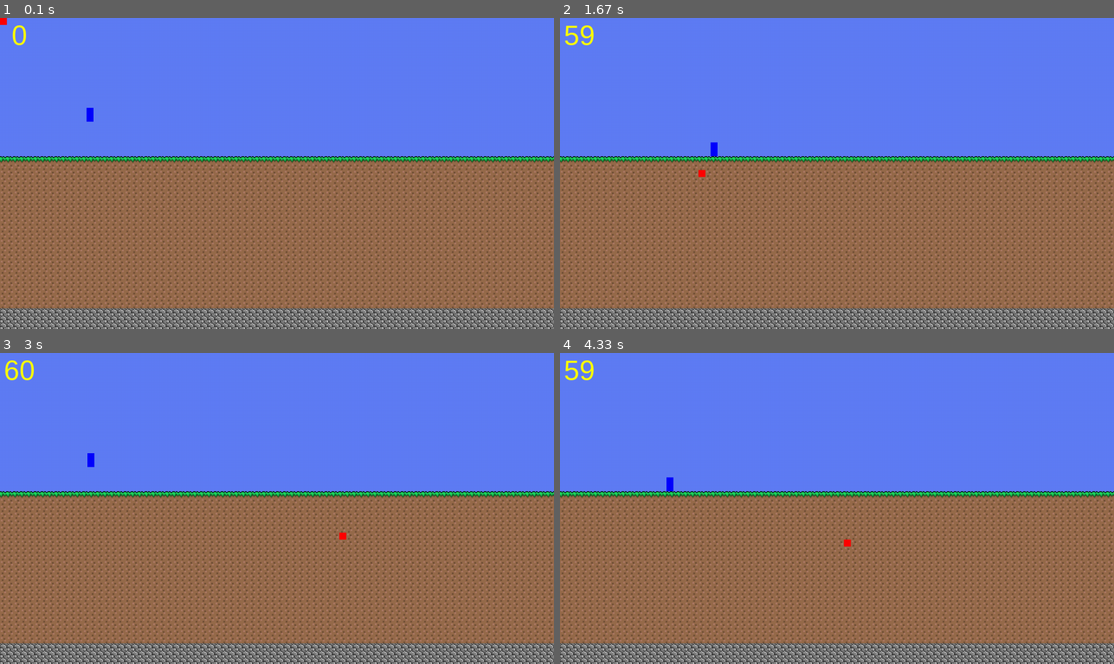
Above: before the commit, frames 1-4 (two rows, left to right).
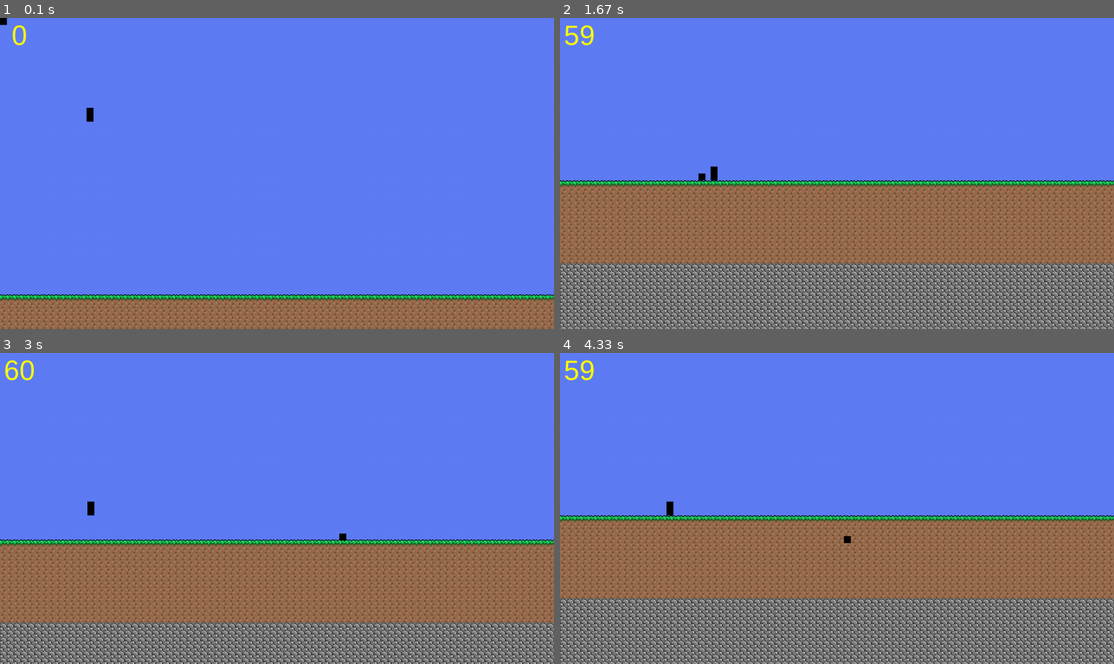
Above: after the commit, the same moments.

Repository: Nicholas-Merillat/tilemap-pygame
Game: pygame game, started from main.py
The game is run twice, just before and just after one commit, with the same random seed, the same clock (stepped at 60 frames per second) and the same inputs.
Inputs (mouse positions are in pixels of both pictures, inside the frame that each line leads up to):
- Up to frame 1 (0.1 s): no input
- Up to frame 2 (1.67 s): hold D 0.33-0.8 s; move the mouse to (814, 185) at 0.37 s; hold W 0.83-1.13 s; move the mouse to (1014, 164) at 0.87 s; hold D 1.17-1.63 s; move the mouse to (704, 176) at 1.2 s
- Up to frame 3 (3 s): hold A 1.67-2.2 s; move the mouse to (105, 461) at 1.7 s; hold A 2.23-2.63 s; move the mouse to (360, 399) at 2.27 s; hold W from 2.67 s (still down); move the mouse to (343, 536) at 2.7 s
- Up to frame 4 (4.33 s): release W at 3.03 s; hold D 3.07-3.7 s; move the mouse to (848, 402) at 3.1 s; hold A 3.73-4.2 s; move the mouse to (637, 499) at 3.77 s; hold D from 4.23 s (still down); move the mouse to (842, 539) at 4.27 s

The runs differ from the first frame. In frame 1, 53% of the frame differs, in the area x 0-100%, y 0-100%; in frame 2, 36%; in frame 3, 24%; in frame 4, 37%.

Commit message:
add option for smooth camera

Diff:
--- a/camera.py
+++ b/camera.py
@@ -1,9 +1,10 @@
-import pygame
+from pygame.math import lerp
 
 class Camera():
-    def __init__(self, x, y, limit_left, limit_top, limit_right, limit_bottom, viewport):
+    def __init__(self, x, y, smooth_position, limit_left, limit_top, limit_right, limit_bottom, viewport):
         self.x = x
         self.y = y
+        self.smooth_position = smooth_position
         self.limit_left = limit_left
         self.limit_top = limit_top
         self.limit_right = limit_right
@@ -14,10 +15,12 @@
         self.dy = y + self.viewport[1]
 
     def update(self, entity):
-        # self.x = pygame.math.lerp(self.x, (entity.x + entity.width / 2) - self.viewport[0] / 2, 0.1)
-        # self.y = pygame.math.lerp(self.y, (entity.y + entity.height / 2) - self.viewport[1] / 2, 0.1)
-        self.x = (entity.x + entity.width / 2) - self.viewport[0] / 2
-        self.y = (entity.y + entity.height / 2) - self.viewport[1] / 2
+        if self.smooth_position:
+            self.x = lerp(self.x, (entity.x + entity.width / 2) - self.viewport[0] / 2, 0.1)
+            self.y = lerp(self.y, (entity.y + entity.height / 2) - self.viewport[1] / 2, 0.1)
+        else:
+            self.x = (entity.x + entity.width / 2) - self.viewport[0] / 2
+            self.y = (entity.y + entity.height / 2) - self.viewport[1] / 2
         self.dx = self.x + self.viewport[0]
         self.dy = self.y + self.viewport[1]
 
--- a/main.py
+++ b/main.py
@@ -23,7 +23,7 @@
 font = pygame.font.SysFont('Arial', 64)
 
 tilemap = TileMap(TILE_SIZE, TILEMAP_SIZE, VIEWPORT_RESOLUTION)
-camera = Camera(0, 0, 0, 0, TILEMAP_SIZE[0] * TILE_SIZE, TILEMAP_SIZE[1] * TILE_SIZE, VIEWPORT_RESOLUTION)
+camera = Camera(0, 0, False, 0, 0, TILEMAP_SIZE[0] * TILE_SIZE, TILEMAP_SIZE[1] * TILE_SIZE, VIEWPORT_RESOLUTION)
 player = Player(100, 100, 8, 16, tilemap)
 
 def draw():
@@ -41,8 +41,8 @@
                     block_image = pygame.transform.scale(block_image, (TILE_SIZE, TILE_SIZE))
                 viewport.blit(block_image, pygame.Rect(x * TILE_SIZE - camera.x, y * TILE_SIZE - camera.y, TILE_SIZE, TILE_SIZE))
 
-    pygame.draw.rect(viewport, (255,0,0), tilemap.cursor)
-    pygame.draw.rect(viewport, (0,0,255), player.rect)
+    pygame.draw.rect(viewport, (0,0,0), tilemap.cursor)
+    pygame.draw.rect(viewport, (0,0,0), player.rect)
 
     scaled_viewport = pygame.transform.scale(viewport, screen.get_size())
 
--- a/tilemap.py
+++ b/tilemap.py
@@ -16,11 +16,11 @@
         self.grid = full((self.tilemap_size[0], self.tilemap_size[1]), 0)
         for x in range(self.tilemap_size[0]):
             for y in range(self.tilemap_size[1]):
-                if y == 20:
+                if y == 40:
                     self.grid[x][y] = 1
-                elif y > 20 and y <= 41:
+                elif y > 40 and y <= 51:
                     self.grid[x][y] = 2
-                elif y > 41:
+                elif y > 51:
                     self.grid[x][y] = 3
 
         with open('content/blocks.txt', 'r') as file:
